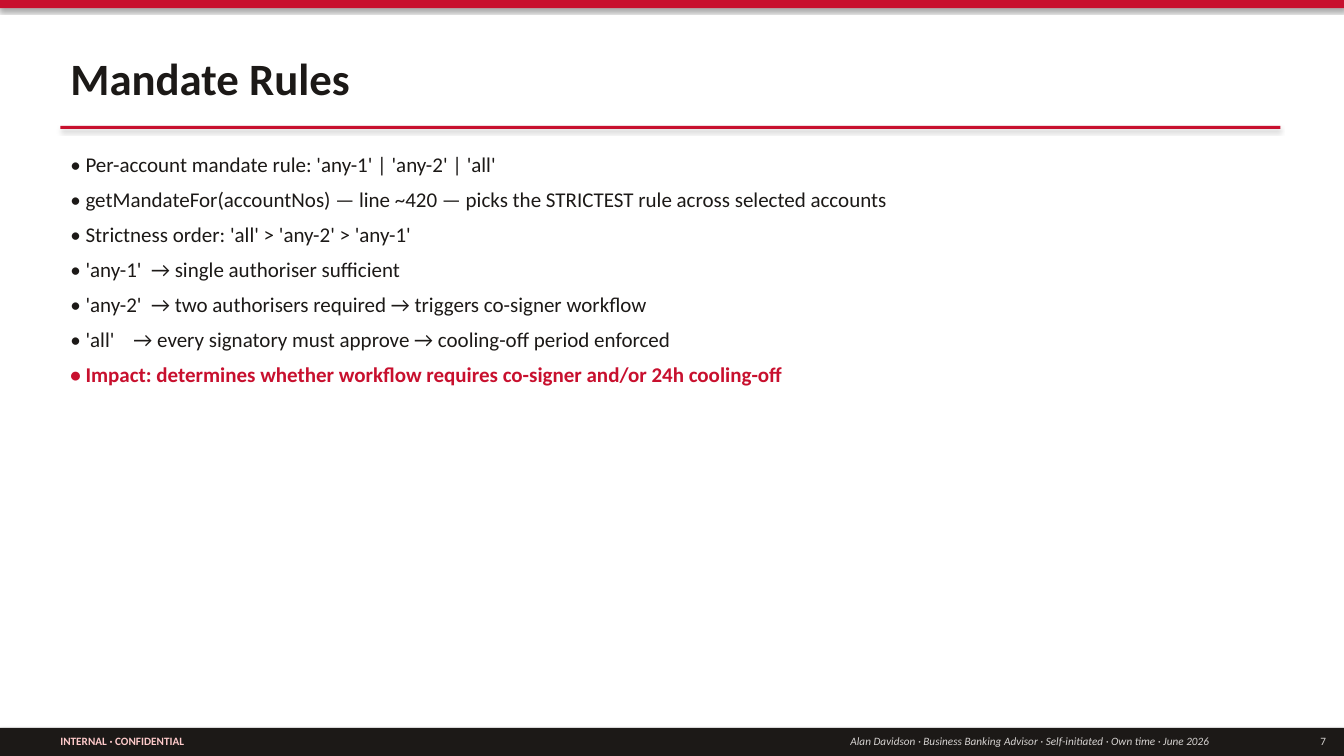
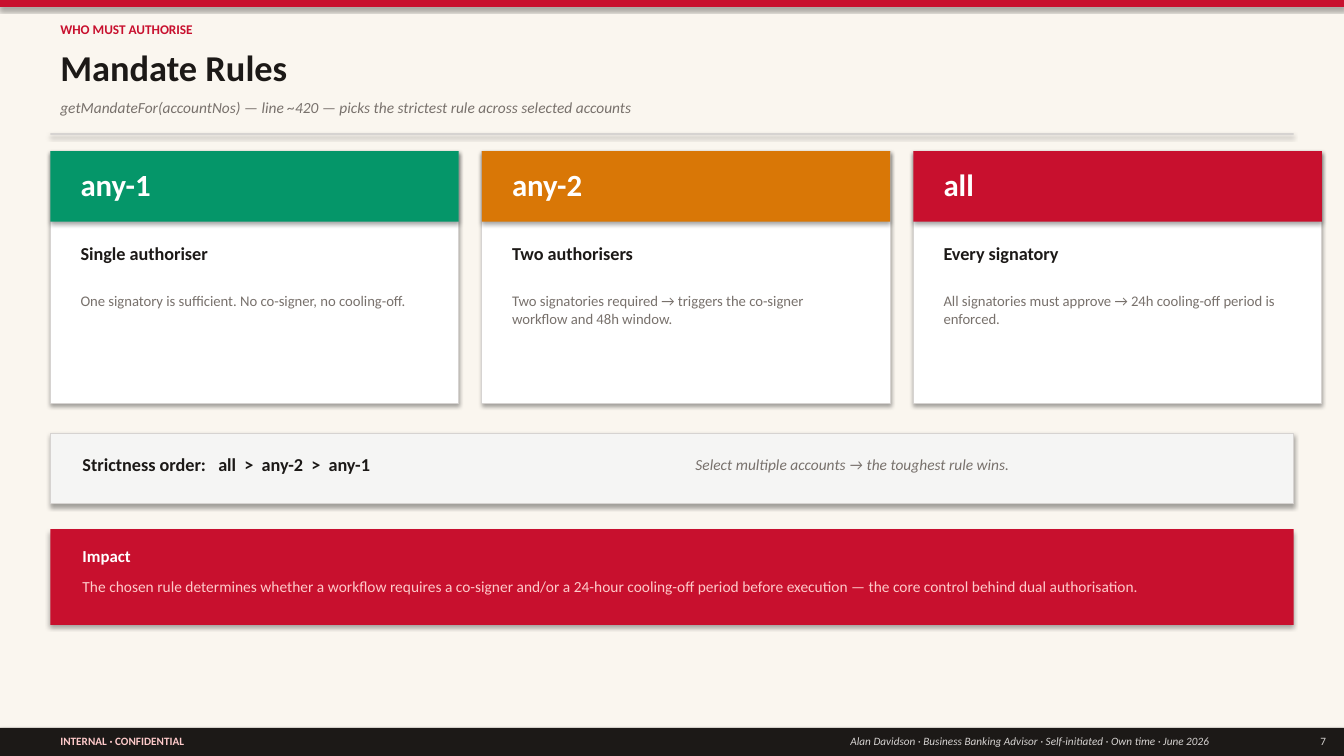
Before and after one commit to imscots-ui/santander, a slide deck: slide 7 of Santander_Architecture.pptx. Drawn at 1344x756 pixels with LibreOffice and Linux fonts; fonts in the diff are those of the drawing. Boxes give left, top, right and bottom in pixels: in the first picture for what was removed or moved away, otherwise in the second. Text is boxed around its words. In the diff, an @@ line names an element or a change of style, - is before the commit and + after.

```diff
--- a/Santander_Architecture.pptx
+++ b/Santander_Architecture.pptx
@@ rectangle added at box(0, 0, 1344, 756), fill #FAF6EF @@
@@ text added at box(60, 25, 193, 34), 9.5 pt, text #C8102E, bold @@
+WHO MUST AUTHORISE
@@ text "Mandate Rules": place and size @@
-text "Mandate Rules" at box(70, 63, 350, 96)
+text "Mandate Rules" at box(60, 55, 287, 82)
@@ text "Mandate Rules" at box(60, 55, 287, 82): size 32 to 26 pt @@
@@ text added at box(60, 102, 631, 116), 11 pt, text #78716C, italic @@
+getMandateFor(accountNos) — line ~420 — picks the strictest rule across selected accounts
@@ rectangle: place and size @@
-rectangle at box(60, 126, 1280, 129)
+rectangle at box(50, 133, 1294, 135)
@@ rectangle at box(50, 133, 1294, 135): fill #C8102E to #D6D3D1 @@
@@ rectangle added at box(50, 151, 459, 403), fill #FFFFFF, outline #D6D3D1 0.75 pt @@
@@ rectangle added at box(50, 151, 459, 222), fill #059669 @@
@@ text added at box(81, 176, 151, 201), 22 pt, text #FFFFFF, bold @@
+any-1
@@ text removed at box(86, 157, 887, 386) @@
-• Per-account mandate rule: 'any-1' | 'any-2' | 'all'
-• getMandateFor(accountNos) — line ~420 — picks the STRICTEST rule across selected accounts
-• Strictness order: 'all' > 'any-2' > 'any-1'
-• 'any-1' → single authoriser sufficient
-• 'any-2' → two authorisers required → triggers co-signer workflow
-• 'all' → every signatory must approve → cooling-off period enforced
-• Impact: determines whether workflow requires co-signer and/or 24h cooling-off
@@ rectangle added at box(482, 151, 890, 403), fill #FFFFFF, outline #D6D3D1 0.75 pt @@
@@ rectangle added at box(482, 151, 890, 222), fill #D97706 @@
@@ text added at box(512, 175, 582, 201), 22 pt, text #FFFFFF, bold @@
+any-2
@@ rectangle added at box(913, 151, 1322, 403), fill #FFFFFF, outline #D6D3D1 0.75 pt @@
@@ rectangle added at box(913, 151, 1322, 222), fill #C8102E @@
@@ text added at box(944, 174, 974, 197), 22 pt, text #FFFFFF, bold @@
+all
@@ text added at box(81, 247, 208, 263), 13 pt, text #1C1917, bold @@
+Single authoriser
@@ text added at box(512, 247, 633, 260), 13 pt, text #1C1917, bold @@
+Two authorisers
@@ text added at box(944, 247, 1059, 263), 13 pt, text #1C1917, bold @@
+Every signatory
@@ text added at box(81, 296, 405, 309), 10.5 pt, text #78716C @@
+One signatory is sufficient. No co-signer, no cooling-off.
@@ text added at box(512, 296, 803, 324), 10.5 pt, text #78716C @@
+Two signatories required → triggers the co-signer workflow and 48h window.
@@ text added at box(944, 296, 1275, 324), 10.5 pt, text #78716C @@
+All signatories must approve → 24h cooling-off period is enforced.
@@ rectangle added at box(50, 434, 1294, 504), fill #F5F5F4, outline #D6D3D1 0.75 pt @@
@@ text added at box(82, 458, 370, 474), 13 pt, text #1C1917, bold @@
+Strictness order: all > any-2 > any-1
@@ text added at box(695, 459, 1009, 473), 11 pt, text #78716C, italic @@
+Select multiple accounts → the toughest rule wins.
@@ rectangle added at box(50, 529, 1294, 625), fill #C8102E @@
@@ text added at box(82, 551, 130, 565), 12 pt, text #FFFFFF, bold @@
+Impact
@@ text added at box(82, 581, 1138, 595), 11 pt, text #FECACA @@
+The chosen rule determines whether a workflow requires a co-signer and/or a 24-hour cooling-off period before execution — the core control behind dual authorisation.
```
Also in this commit, not shown: 11 other slides changed, 1 other file.
